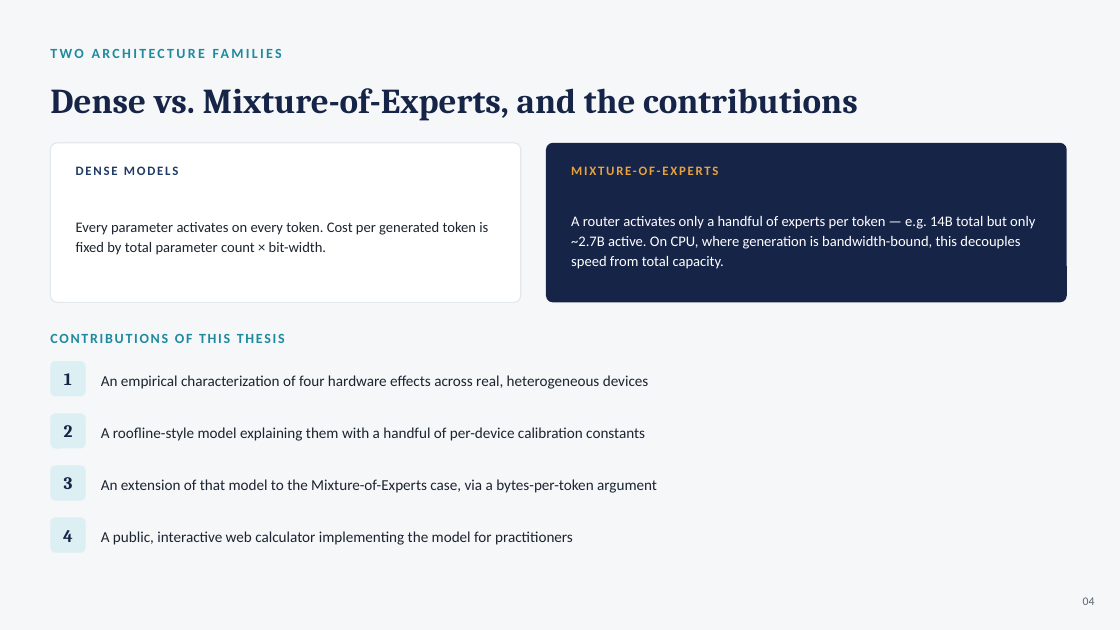
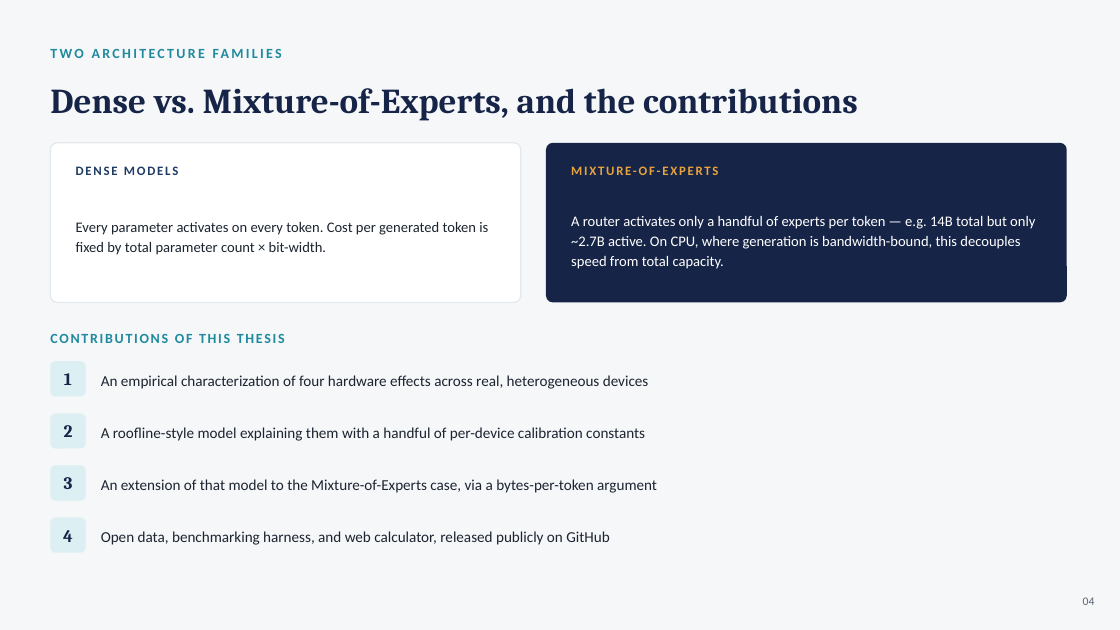
Before and after one commit to Yassine-Hattay/LLMs_inference_on_CPU, a slide deck: slide 4 of Presentation_and_report/CPU_LLM_Inference_Defense.pptx. Drawn at 1120x630 pixels with LibreOffice and Linux fonts; fonts in the diff are those of the drawing. Boxes give left, top, right and bottom in pixels: in the first picture for what was removed or moved away, otherwise in the second. Text is boxed around its words. In the diff, an @@ line names an element or a change of style, - is before the commit and + after.

```diff
--- a/Presentation_and_report/CPU_LLM_Inference_Defense.pptx
+++ b/Presentation_and_report/CPU_LLM_Inference_Defense.pptx
@@ text at box(101, 531, 609, 545): text changed @@
-A public, interactive web calculator implementing the model for practitioners
+Open data, benchmarking harness, and web calculator, released publicly on GitHub
```
Also in this commit, not shown: 7 other slides changed, 1 other file.
